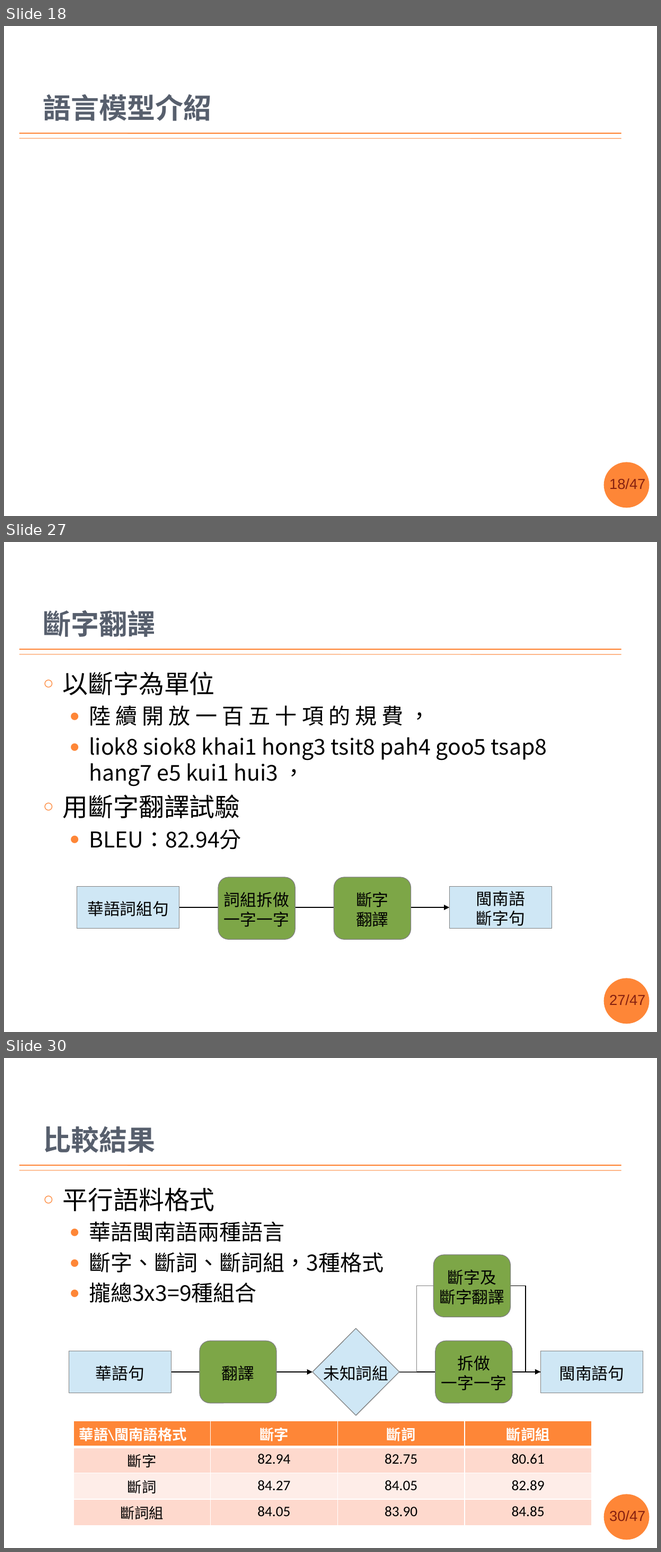
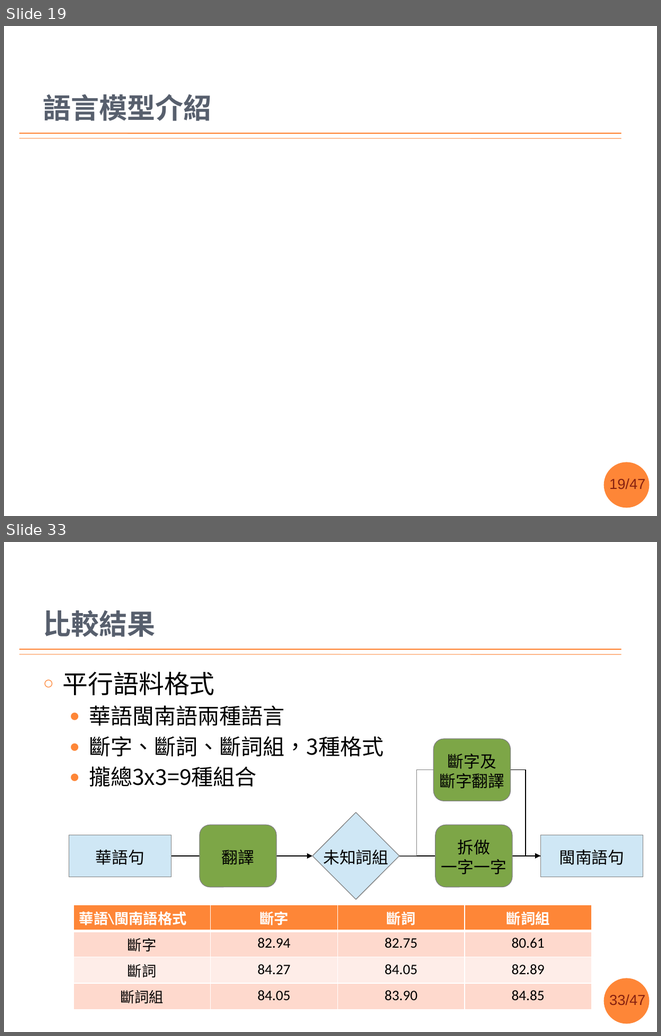
Before and after one commit to sih4sing5hong5/po3-ko3_tau5-iann2-phinn3, a slide deck: 翻譯報告.pptx. Shown one above the other, each under a label of ours: slides 18, 27 and 30 before the commit, slides 19 and 33 after it; the slides between them are not shown. The pictures are 661x1552 and 661x1036 pixels, drawn with LibreOffice and Linux fonts; fonts in the diff are those of the drawing; grey boxes stand for pictures; background and template pictures are left out. Boxes give left, top, right and bottom in pixels: in the first picture for what was removed or moved away, otherwise in the second. Text is boxed around its words. In the diff, an @@ line names an element or a change of style, - is before the commit and + after.

```diff
--- a/翻譯報告.pptx
+++ b/翻譯報告.pptx
@@ slide 27 removed at (4,542,657,1032), background #FFFFFF; not listed: 4 template elements that a slide beside it also shows @@
@@ title removed at (43,610,156,637) @@
-斷字翻譯
@@ text removed at (63,671,547,849) @@
-○ 以斷字為單位
-  ● 陸 續 開 放 一 百 五 十 項 的 規 費 ，
-  ● liok8 siok8 khai1 hong3 tsit8 pah4 goo5 tsap8 hang7 e5 kui1 hui3 ，
-○ 用斷字翻譯試驗
-  ● BLEU：82.94分
@@ group removed at (77,877,552,939): 2 rectangles, 2 rounded rectangles, 1 arrow @@
-華語詞組句
-閩南語
-斷字句
-斷字
-翻譯
-詞組拆做
-一字一字
@@ what was slide 18 is now slide 19 @@
@@ page number at (609,478,645,489): text changed @@
-18/47
+19/47
@@ what was slide 30 is now slide 33 @@
@@ page number at (609,994,645,1005): text changed @@
-30/47
+33/47
```
Also in this commit, not shown: 15 slides changed, 4 slides added, 2 other slides removed.
